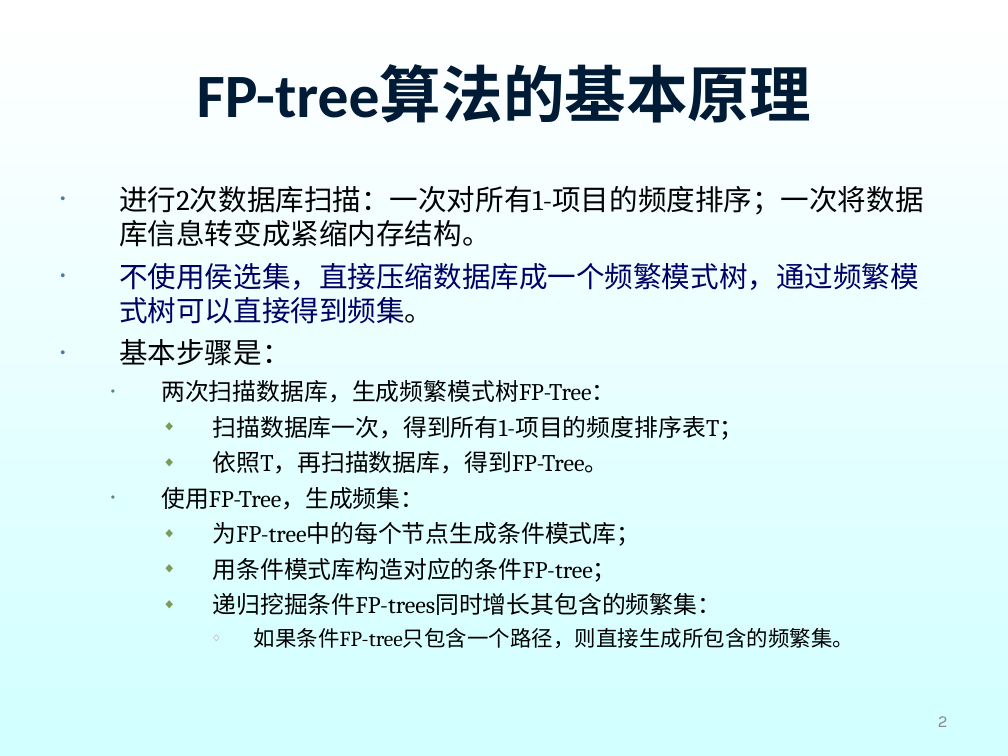
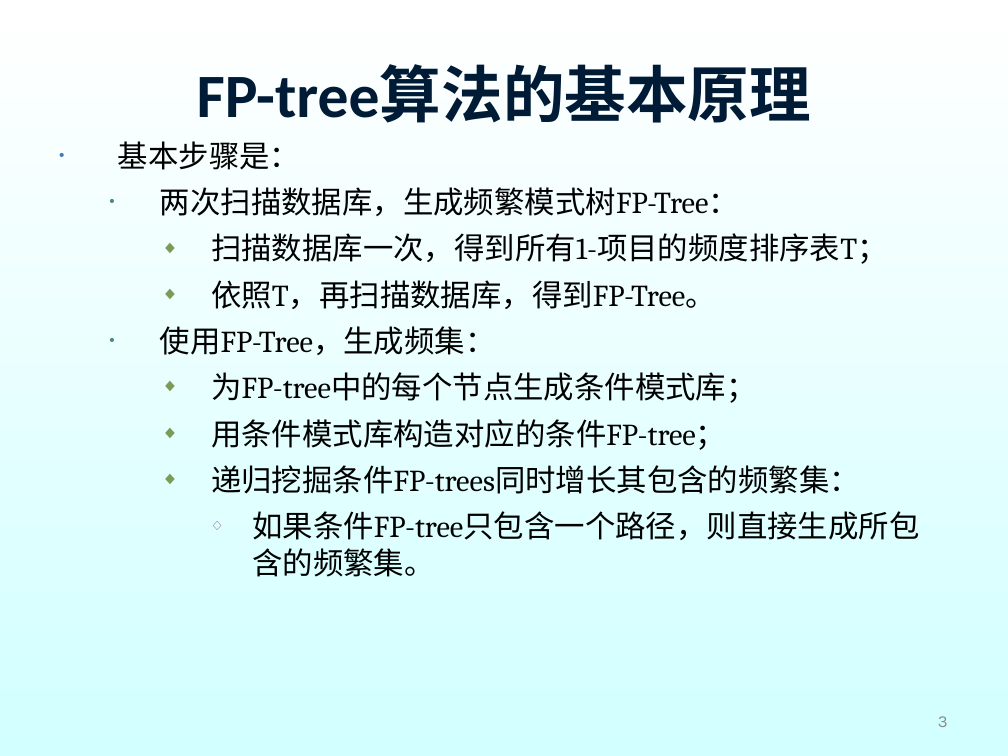
Before and after one commit to shfkuang/shfkuang.github.io, a slide deck: slide 3 of dm/ch3.3.ppt (slide 2 before the commit). Drawn at 1008x756 pixels with LibreOffice and Linux fonts; fonts in the diff are those of the drawing; background and template pictures are left out. Boxes give left, top, right and bottom in pixels: in the first picture for what was removed or moved away, otherwise in the second. Text is boxed around its words. In the diff, an @@ line names an element or a change of style, - is before the commit and + after.

Commit message:
update

```diff
--- a/dm/ch3.3.ppt
+++ b/dm/ch3.3.ppt
@@ text "基本步骤是：" moved from (x1=119, y1=186, x2=923, y2=648) to (x1=118, y1=141, x2=919, y2=577) @@
@@ text "基本步骤是：" at (x1=118, y1=141, x2=919, y2=577): size 20.4 to 21.7 pt in "基本步骤是："; size 17 to 21.7 pt in "两次扫描数据库，生成频繁模式树FP-Tree：", "扫描数据库一次，得到所有1-项目的频度排序表T；", "依照T，再扫描数据库，得到FP-Tree。", "使用FP-Tree，生成频集：" and 3 more places; size 15.3 to 21.7 pt in "如果条件FP-tree只包含一个路径，则直接生成所包含的频繁集。"; more space between paragraphs @@
@@ text at (x1=119, y1=186, x2=923, y2=324): paragraphs removed @@
-• 进行2次数据库扫描：一次对所有1-项目的频度排序；一次将数据库信息转变成紧缩内存结构。
-• 不使用侯选集，直接压缩数据库成一个频繁模式树，通过频繁模式树可以直接得到频集。
@@ page number at (x1=938, y1=716, x2=948, y2=727): text changed @@
-2
+3
```
Also in this commit, not shown: 18 other slides changed, 1 slide added.
